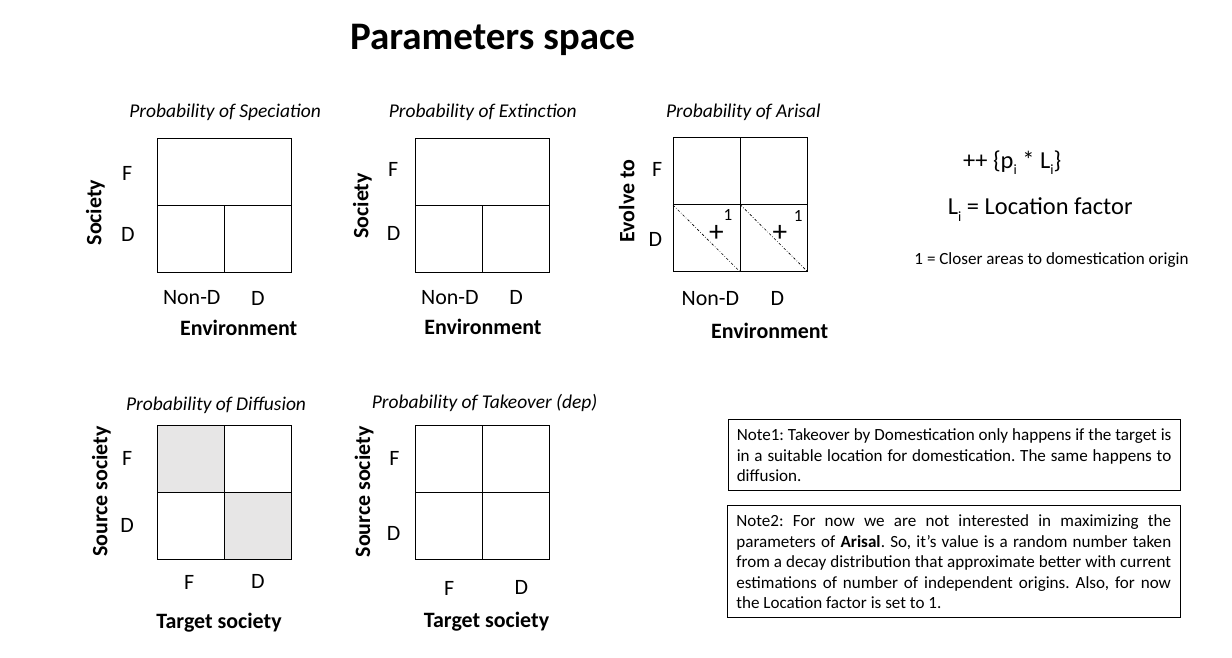
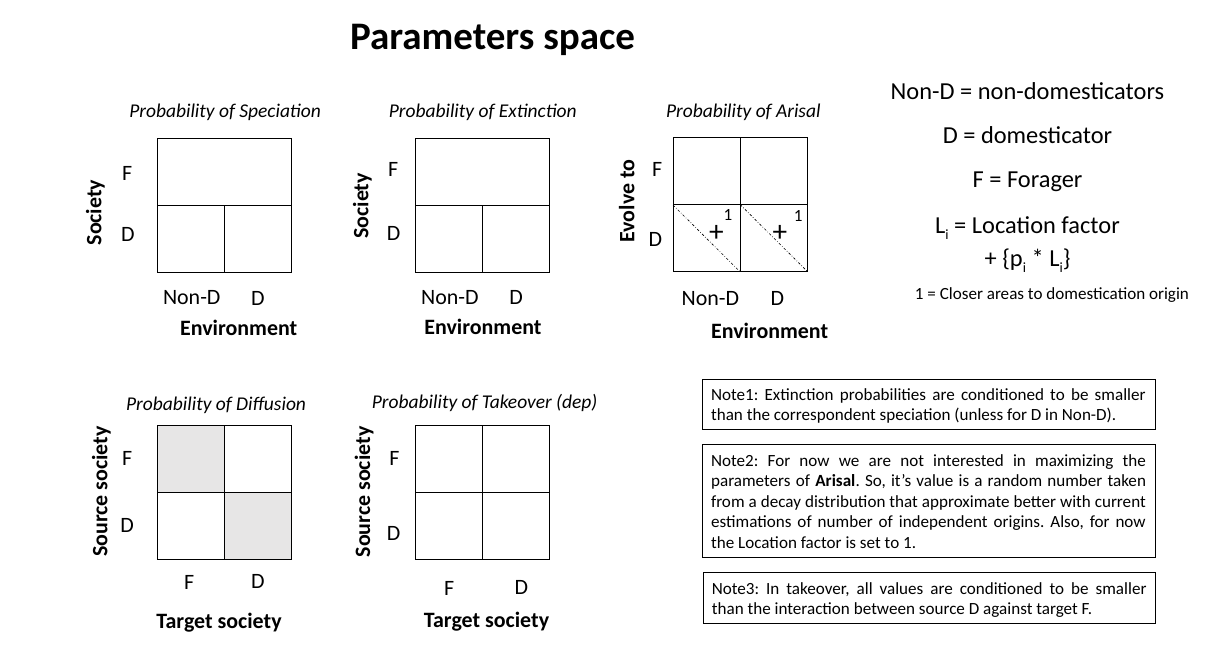
Before and after one commit to BrunoVilela/Simulations_humans, a slide deck: slide 1 of Documentation/Parameters space.pptx. Drawn at 1232x658 pixels with LibreOffice and Linux fonts; fonts in the diff are those of the drawing. Boxes give left, top, right and bottom in pixels: in the first picture for what was removed or moved away, otherwise in the second. Text is boxed around its words. In the diff, an @@ line names an element or a change of style, - is before the commit and + after.

```diff
--- a/Documentation/Parameters space.pptx
+++ b/Documentation/Parameters space.pptx
@@ text added at box(891, 82, 1164, 233), 20 pt, text #000000 @@
+Non-D = non-domesticators
+D = domesticator
+F = Forager
+Li = Location factor
++ {pi * Li}
@@ text removed at box(955, 140, 1072, 178) @@
-++ {pi * Li}
@@ text removed at box(985, 197, 1132, 214) @@
-Li = Location factor
@@ text "1 = Closer areas to ...": place and size @@
-text "1 = Closer areas to ..." at box(914, 252, 1189, 267)
+text "1 = Closer areas to ..." at box(915, 287, 1189, 302)
@@ rectangle "Note1: Extinction probabilities are conditioned ...": place and size @@
-rectangle "Note1: Extinction probabilities are conditioned ..." at box(728, 420, 1181, 491)
+rectangle "Note1: Extinction probabilities are conditioned ..." at box(702, 379, 1156, 429)
@@ text in rectangle at box(711, 388, 1146, 423): text changed @@
-Note1: Takeover by Domestication only happens if the target is in a suitable location for domestication. The same happens to diffusion.
+Note1: Extinction probabilities are conditioned to be smaller than the correspondent speciation (unless for D in Non-D).
@@ rectangle "Note2: For now we are ...": place and size @@
-rectangle "Note2: For now we are ..." at box(728, 506, 1181, 618)
+rectangle "Note2: For now we are ..." at box(702, 445, 1156, 558)
@@ rectangle added at box(703, 573, 1156, 623), outline #000000 0.75 pt, 14 pt, text #000000 @@
+Note3: In takeover, all values are conditioned to be smaller than the interaction between source D against target F.
```
Also in this commit, not shown: 2 other files.
